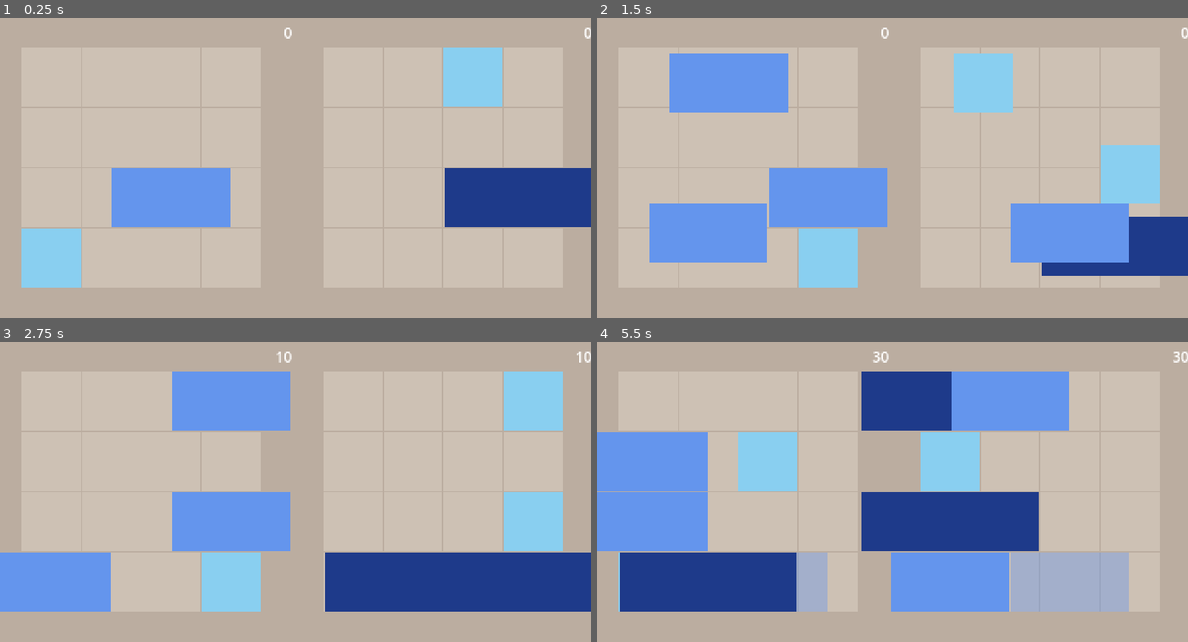
Above: before the commit, frames 1-4 (two rows, left to right).
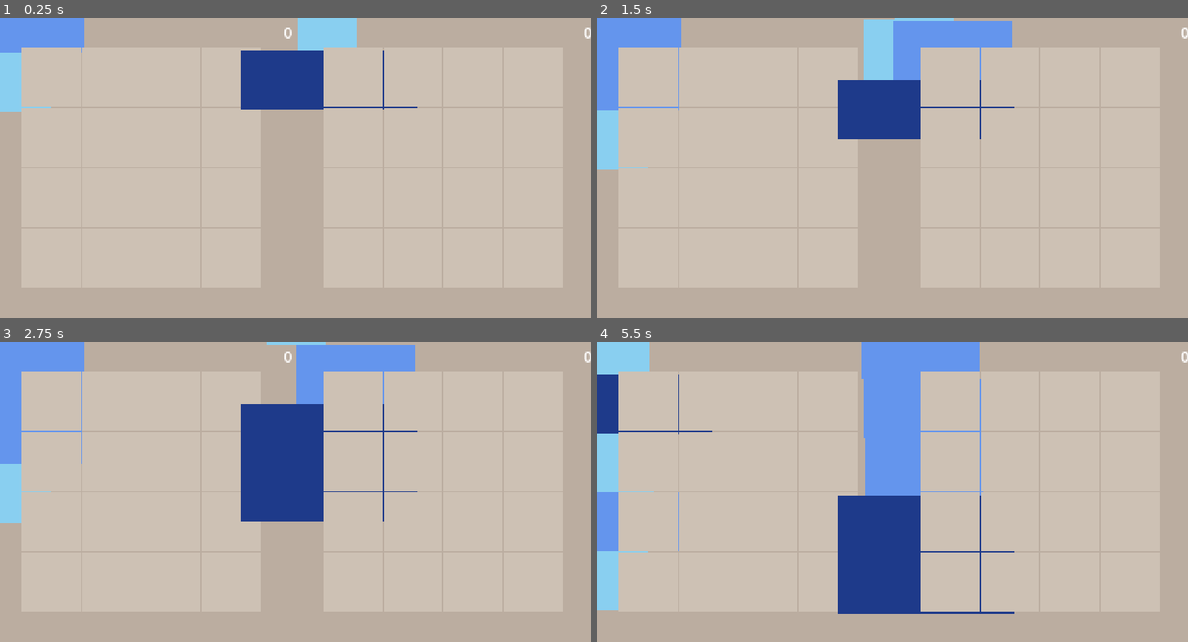
Above: after the commit, the same moments.

Repository: jpns3334444/2048-mirror
Game: Godot game, scene res://src/game.tscn
The game is run twice, just before and just after one commit, with the same random seed, the same clock (stepped at 60 frames per second) and the same inputs.
Inputs:
- Up to frame 1 (0.25 s): no input
- Up to frame 2 (1.5 s): tap Enter (action) at 0.5, 1.35 s; hold D (right) 0.53-1.28 s; hold Enter (action) 0.53-1.28 s; tap Space at 1.25 s; hold S (down) from 1.28 s (still down)
- Up to frame 3 (2.75 s): tap Enter (action) at 2 s; release S (down) at 2.03 s; hold D (right) from 2.03 s (still down); hold Enter (action) from 2.03 s (still down)
- Up to frame 4 (5.5 s): release D (right) at 2.78 s; release Enter (action) at 2.78 s; hold W (up) 2.78-3.53 s; tap Enter (action) at 2.85, 4.35, 5 s; tap Space at 3.5 s; hold Enter (action) 3.53-4.28 s; hold A (left) 3.53-5.03 s; hold S (down) from 5.03 s (still down); hold Enter (action) from 5.03 s (still down)

The runs differ from the first frame. In frame 1, 19% of the frame differs, in the area x 0-100%, y 0-90%; in frame 2, 33%; in frame 3, 36%; in frame 4, 46%, in the area x 0-99%, y 0-91%.

Commit message:
Refactor board and tile logic: rename variables for clarity, update tile spawning mechanism to use control nodes, and change tile class to RigidBody2D for improved physics handling.

Diff:
--- a/src/board.gd
+++ b/src/board.gd
@@ -21,12 +21,12 @@
 var game_over: bool = false
 var board_id: int = 0  # Used for different random spawning
 
-var tile_positions: Array[Vector2]
+var grid_tile_positions: Array[Vector2]
 var tiles: Array[Tile]
 
 func _ready() -> void:
-	tile_positions = generate_tile_positions()
-	spawn_placeholders(tile_positions)
+	grid_tile_positions = generate_grid_tile_positions()
+	spawn_placeholders(grid_tile_positions)
 	tiles = []
 	tiles.resize(GRID_SIZE * GRID_SIZE)
 	reset_game()
@@ -47,7 +47,7 @@
 	elif event.is_action_pressed("right"):
 		step_game(Direction.RIGHT)
 
-func generate_tile_positions() -> Array[Vector2]:
+func generate_grid_tile_positions() -> Array[Vector2]:
 	var positions: Array[Vector2] = []
 	positions.resize(GRID_SIZE * GRID_SIZE)
 	for y in GRID_SIZE:
@@ -82,46 +82,37 @@
 		add_child(placeholder)
 
 func spawn_new_tile() -> void:
-	var empty_indices = get_empty_tile_position_indices()
+	var empty_indices = get_empty_control_indices()
 	if empty_indices.is_empty():
 		return
 
 	var index = empty_indices[randi() % empty_indices.size()]
+	var control_cell = $GridContainer.get_child(index)
+
 	var tile = TILE_SCENE.instantiate()
-	tiles[index] = tile
-	tile.position = $TileSpawnPoint.position
-	add_child(tile)
-	tile.value = randi_range(1,3)
+	control_cell.add_child(tile)
+	tile.value = randi_range(1, 3)
 
-	# Tile chooses its own size in _ready()
-	var tween = create_tween()
-	tween.tween_property(tile, "position", tile_positions[index], NEW_TILE_ANIMATION_TIME)
+func get_empty_control_indices() -> Array:
+	var empty_indices = []
+	for i in range(16):
+		var control_cell = $GridContainer.get_child(i)
+		if control_cell.get_child_count() == 0:  # No tile in this cell
+			empty_indices.append(i)
+	return empty_indices
 
 func step_game(direction: Direction) -> void:
-	slide_tiles_no_merge(direction)
-	var changed = sync_tile_positions()
-	if changed:
-		spawn_new_tile()
+	match direction:
+		Direction.UP:
+			PhysicsServer2D.area_set_param(get_world_2d().space, PhysicsServer2D.AREA_PARAM_GRAVITY_VECTOR, Vector2(0,-1))
+		Direction.DOWN:
+			PhysicsServer2D.area_set_param(get_world_2d().space, PhysicsServer2D.AREA_PARAM_GRAVITY_VECTOR, Vector2(0,1))
+		Direction.LEFT:
+			PhysicsServer2D.area_set_param(get_world_2d().space, PhysicsServer2D.AREA_PARAM_GRAVITY_VECTOR, Vector2(-1,0))
+		Direction.RIGHT:
+			PhysicsServer2D.area_set_param(get_world_2d().space, PhysicsServer2D.AREA_PARAM_GRAVITY_VECTOR, Vector2(1,0))
+	spawn_new_tile()
 	# No game over check for continuous play
-
-func slide_tiles_no_merge(direction: Direction) -> void:
-	# Slide tiles without merging - just move them to fill empty spaces
-	for slice_index in range(GRID_SIZE):
-		var indices = slice(slice_index, direction)
-		var selected_tiles = []
-
-		# Collect non-null tiles in order
-		for index in indices:
-			if tiles[index] != null:
-				selected_tiles.append(tiles[index])
-
-		# Clear the slice
-		for index in indices:
-			tiles[index] = null
-
-		# Place tiles back from the direction they're sliding to
-		for n in range(selected_tiles.size()):
-			tiles[indices[n]] = selected_tiles[n]
 
 func slice(index: int, direction: Direction) -> Array:
 	if index < 0 or index >= GRID_SIZE:
@@ -145,19 +136,6 @@
 			result.append(tile)
 	return result
 
-func sync_tile_positions() -> bool:
-	var changed: bool = false
-	for index in range(tiles.size()):
-		var tile = tiles[index]
-		if tile == null:
-			continue
-		var new_position = tile_positions[index]
-		if tile.position != new_position:
-			var tween = create_tween()
-			tween.tween_property(tile, "position", new_position, MOVE_ANIMATION_TIME)
-			changed = true
-	return changed
-
 func get_tiles_info() -> Array:
 	# Return tile information for symmetry checking
 	var info = []
--- a/src/board.tscn
+++ b/src/board.tscn
@@ -5,5 +5,55 @@
 [node name="Board" type="Node2D"]
 script = ExtResource("1_cvmqk")
 
-[node name="TileSpawnPoint" type="Marker2D" parent="."]
-position = Vector2(-100, 129)
+[node name="GridContainer" type="GridContainer" parent="."]
+offset_right = 40.0
+offset_bottom = 40.0
+columns = 4
+
+[node name="Control1" type="Control" parent="GridContainer"]
+layout_mode = 2
+
+[node name="Control16" type="Control" parent="GridContainer"]
+layout_mode = 2
+
+[node name="Control4" type="Control" parent="GridContainer"]
+layout_mode = 2
+
+[node name="Control5" type="Control" parent="GridContainer"]
+layout_mode = 2
+
+[node name="Control6" type="Control" parent="GridContainer"]
+layout_mode = 2
+
+[node name="Control7" type="Control" parent="GridContainer"]
+layout_mode = 2
+
+[node name="Control8" type="Control" parent="GridContainer"]
+layout_mode = 2
+
+[node name="Control9" type="Control" parent="GridContainer"]
+layout_mode = 2
+
+[node name="Control10" type="Control" parent="GridContainer"]
+layout_mode = 2
+
+[node name="Control11" type="Control" parent="GridContainer"]
+layout_mode = 2
+
+[node name="Control12" type="Control" parent="GridContainer"]
+layout_mode = 2
+
+[node name="Control13" type="Control" parent="GridContainer"]
+layout_mode = 2
+
+[node name="Control14" type="Control" parent="GridContainer"]
+layout_mode = 2
+
+[node name="Control15" type="Control" parent="GridContainer"]
+layout_mode = 2
+
+[node name="Control3" type="Control" parent="GridContainer"]
+layout_mode = 2
+
+[node name="Control2" type="Control" parent="GridContainer"]
+layout_mode = 2
--- a/src/tile.gd
+++ b/src/tile.gd
@@ -1,5 +1,5 @@
 @tool
-extends Area2D
+extends RigidBody2D
 class_name Tile
 
 var COLORS = {
@@ -28,12 +28,7 @@
 
 		# Center the background based on its new size
 		$Background.position = -tile_size / 2
-
-		# Create a new collision shape with the correct size
-		if $CollisionShape2D:
-			var new_shape = RectangleShape2D.new()
-			new_shape.size = tile_size
-			$CollisionShape2D.shape = new_shape
+		$CollisionShape2D.shape.size = tile_size
 
 	# Apply color
 	if COLORS.has(value):
--- a/src/tile.tscn
+++ b/src/tile.tscn
@@ -5,7 +5,9 @@
 [sub_resource type="RectangleShape2D" id="RectangleShape2D_qmy66"]
 size = Vector2(128, 128)
 
-[node name="Tile" type="Area2D"]
+[node name="Tile" type="RigidBody2D"]
+gravity_scale = 0.0
+lock_rotation = true
 script = ExtResource("1_af4uq")
 
 [node name="Background" type="ColorRect" parent="."]
